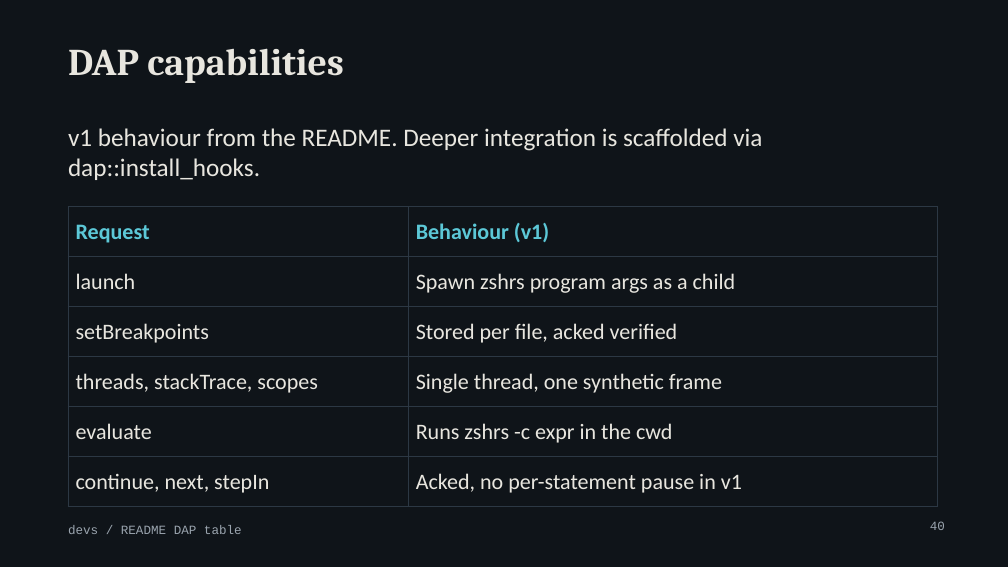
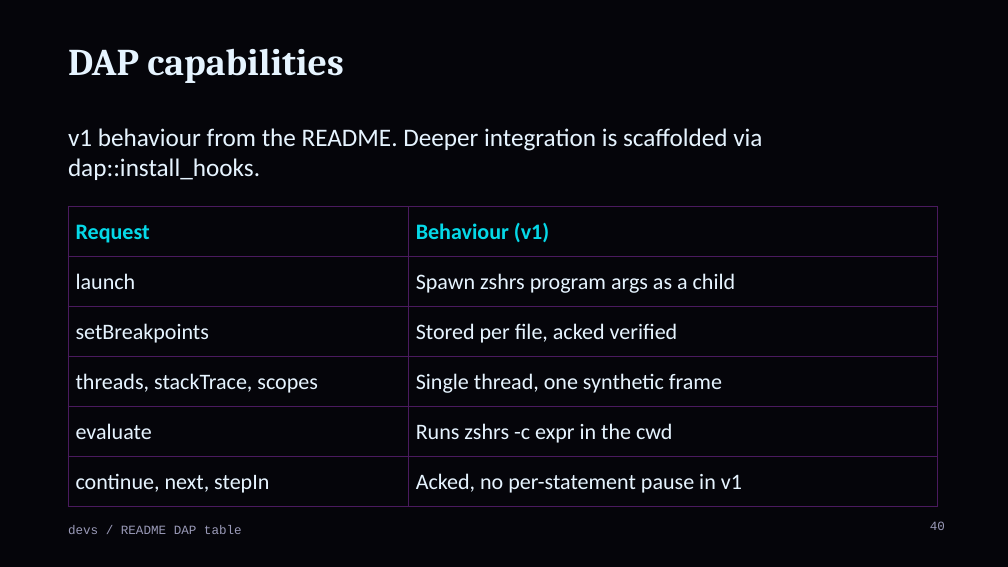
Before and after one commit to MenkeTechnologies/zshrs, a slide deck: slide 40 of docs/talk-devs.pptx. Drawn at 1008x567 pixels with LibreOffice and Linux fonts; fonts in the diff are those of the drawing; background and template pictures are left out. Boxes give left, top, right and bottom in pixels: in the first picture for what was removed or moved away, otherwise in the second. Text is boxed around its words. In the diff, an @@ line names an element or a change of style, - is before the commit and + after.

```diff
--- a/docs/talk-devs.pptx
+++ b/docs/talk-devs.pptx
@@ background #0F1419 to #05050A @@
@@ title "DAP capabilities" at box(68, 48, 343, 83): text colour #E8E6DF to #E6F4FF @@
@@ text "v1 behaviour from the README. ..." at box(68, 128, 762, 180): text colour #E8E6DF to #E6F4FF @@
@@ table at box(68, 206, 938, 497) @@
@@ text colour #5CC8D7 to #05D9E8 in "Request", "Behaviour (v1)" @@
@@ text colour #E8E6DF to #E6F4FF @@
@@ borders changed @@
@@ text "devs / README DAP table" at box(68, 525, 242, 534): text colour #9AA4AE to #9A9AB8 @@
@@ page number at box(930, 521, 945, 530): text colour #9AA4AE to #9A9AB8 @@
```
Also in this commit, not shown: 54 other slides changed, 2 other files.
